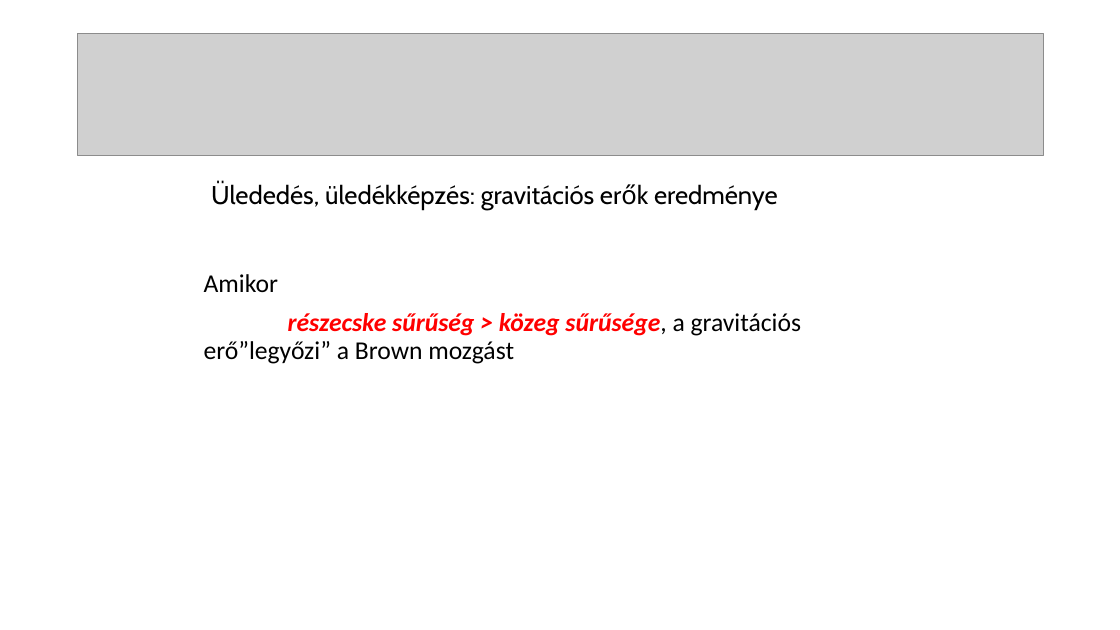
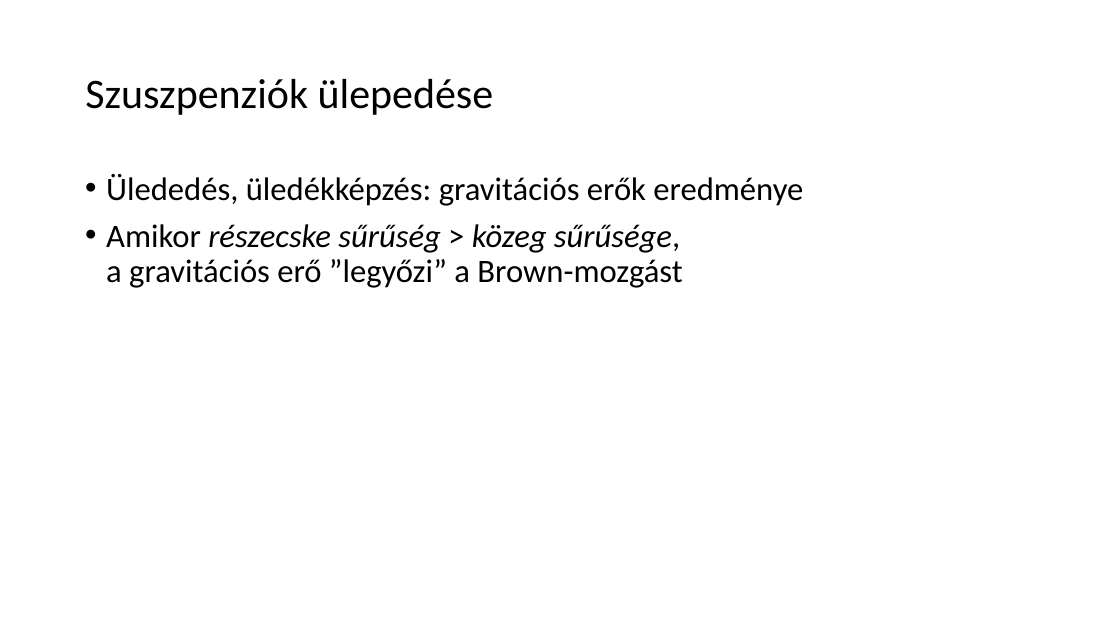
Before and after one commit to LilianaBohus/chemistry-presenations, a slide deck: slide 11 of oil-based-suspensions.ppt (slide 12 before the commit). Drawn at 1120x630 pixels with LibreOffice and Linux fonts; fonts in the diff are those of the drawing; grey boxes stand for pictures. Boxes give left, top, right and bottom in pixels: in the first picture for what was removed or moved away, otherwise in the second. Text is boxed around its words. In the diff, an @@ line names an element or a change of style, - is before the commit and + after.

```diff
--- a/oil-based-suspensions.ppt
+++ b/oil-based-suspensions.ppt
@@ picture removed at bbox=[77, 34, 1043, 155] @@
@@ title added at bbox=[85, 79, 494, 115], 36 pt, text #000000 @@
+Szuszpenziók ülepedése
@@ text at bbox=[106, 174, 803, 288]: text changed; size 22 to 28 pt @@
-Amikor
-részecske sűrűség > közeg sűrűsége, a gravitációs erő”legyőzi” a Brown mozgást
+• Ülededés, üledékképzés: gravitációs erők eredménye
+• Amikor részecske sűrűség > közeg sűrűsége,
+  a gravitációs erő ”legyőzi” a Brown-mozgást
@@ text removed at bbox=[211, 183, 778, 210] @@
-Ülededés, üledékképzés: gravitációs erők eredménye
```
Also in this commit, not shown: 9 other slides changed, 3 slides added, 3 slides removed.
